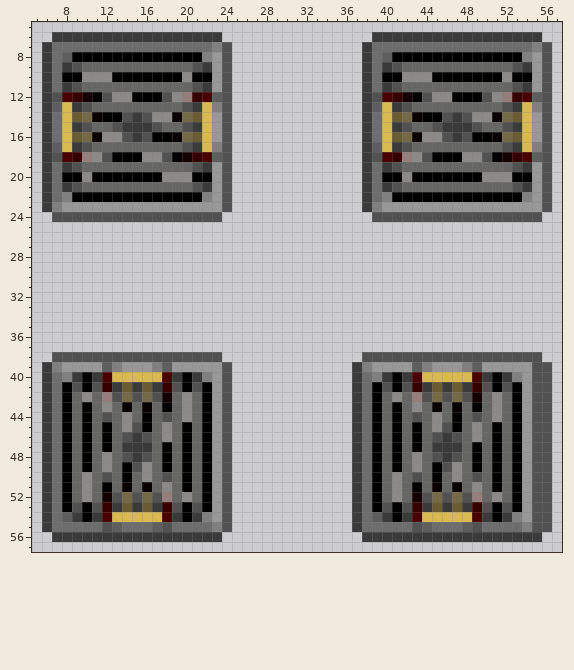
Pixel-art sprite -- Resources/Textures/_Harmony/Structures/Piping/Atmospherics/vent.rsi/vent_lockout.png. Above is the file before it was changed.
The file is 64x64 pixels. Colours within 5 levels of each other are drawn and written as one. Shown: x 5..57, y 5..57.
The same view after the edit:
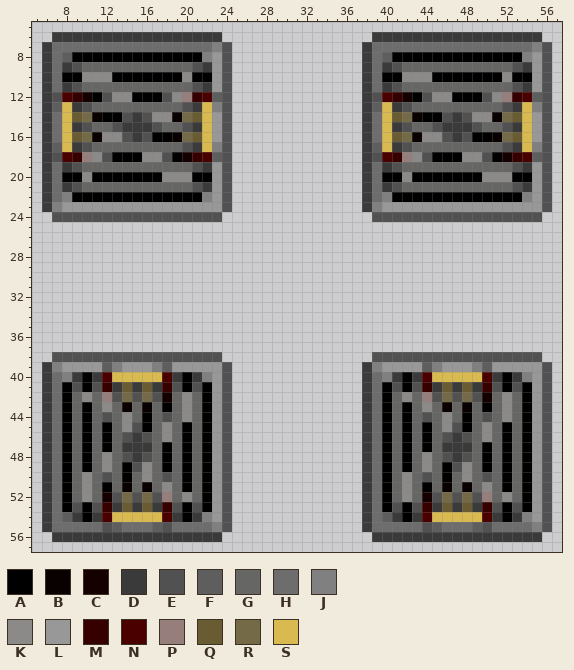
Palette (. is transparent): A #000000  B #090000  C #150000  D #3a3a3a  E #515151  F #5e5e5e  G #666664  H #6d6d6d  J #808080  K #8c8a88  L #989898  M #370000  N #4b0000  P #957e7c  Q #6a5c32  R #756a47  S #d9ba50
Author's note on the commit: Good Job, Spanky
Change:
Changed rows in their new state; - is an unchanged pixel.
first column x 37:
38 -.-----------------
39 .DJ---LFJ--LJF----L
40 .DHJDADN----SNDADJL
41 .DHAEAEMDQDQDMEAEAL
42 .DHAGKGPERERECGKGAL
43 .DHAGAGKGBGBGAGKGAL
44 .DHAGAGEGKGAGEGKGAL
45 .DHAGAGAGKEAGKGAGAL
46 .DHAGAGAGEDEGKGAGAL
47 .DHAGAGAG--DGAGAGAL
48 .DHAGAGKGEDEGAGAGAL
49 .DHAGAGKGAEKGAGAGAL
50 .DHAGKGEGAGKGEGAGAL
51 .DHAGKGAGBGBGKGAGAL
52 .DHAGKGCEREREPGKGAL
53 .DHAEAEMDQDQDMEAEAL
54 .DHFDADN----SNDADJL
55 .D----HEF--HFE---HJ
56 -.-----------------
Where, in picture pixels (left, top, right, bottom), the same in both pictures:
changed: (352, 352, 542, 542)
